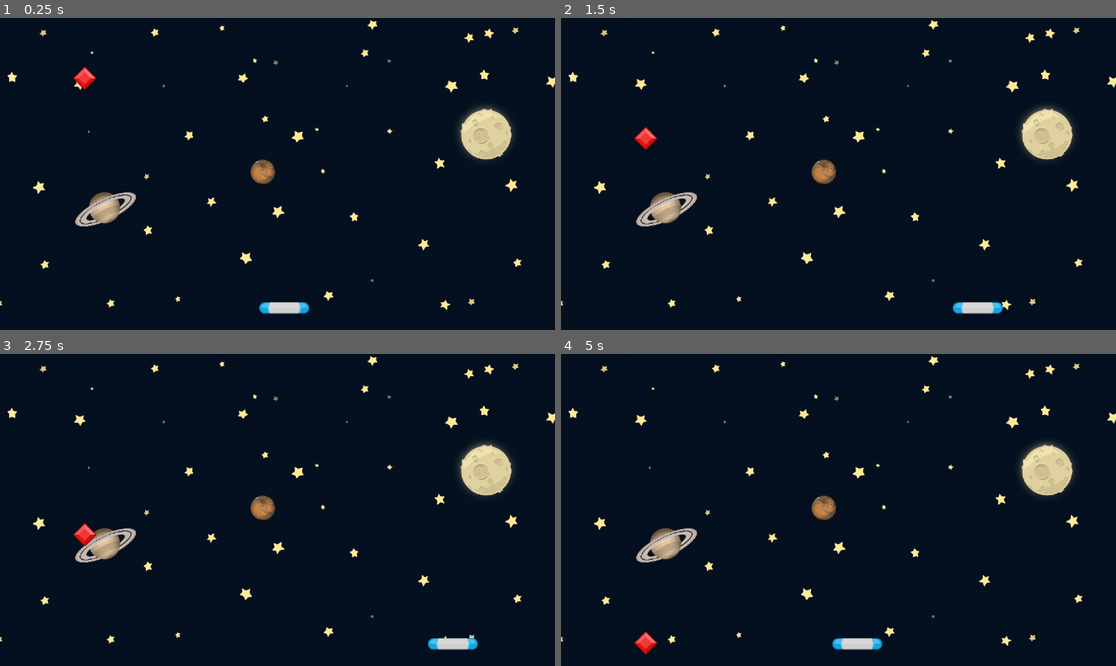
Above: before the commit, frames 1-4 (two rows, left to right).
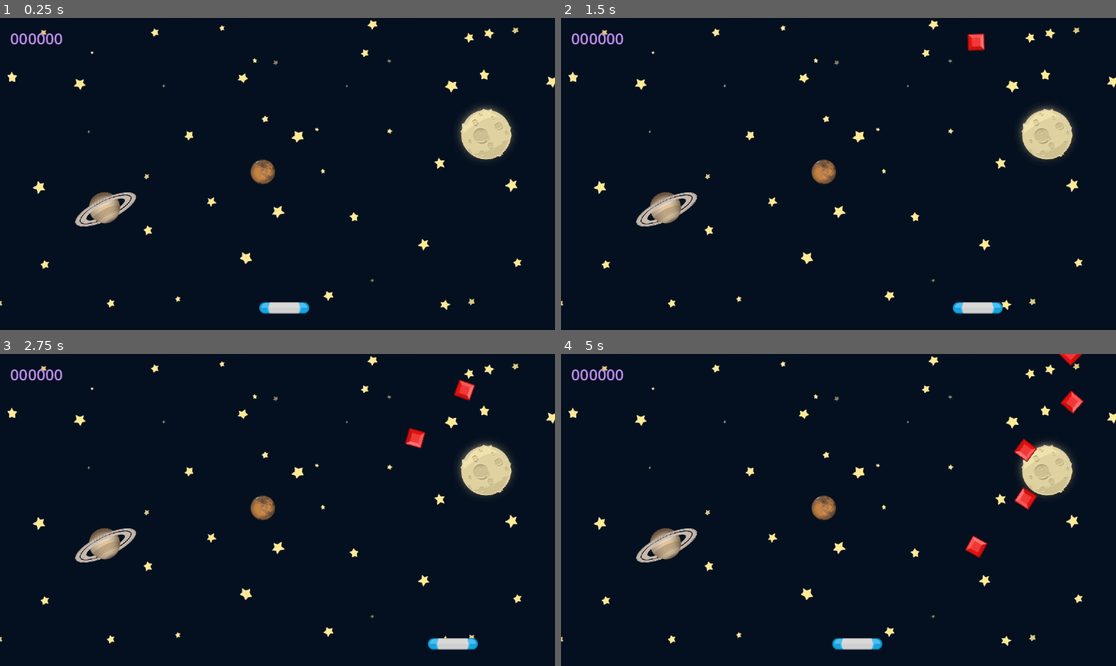
Above: after the commit, the same moments.

Repository: LyDawei/GemCatcher
Game: Godot game, scene res://scenes/Game.tscn
Same seed, same stepped clock (60 frames per second), same inputs: the game is played once before the commit and once after it.
Inputs:
- Up to frame 1 (0.25 s): no input
- Up to frame 2 (1.5 s): hold Right (right) 0.53-1.28 s; hold Left (left) from 1.28 s (still down)
- Up to frame 3 (2.75 s): release Left (left) at 2.03 s; hold Right (right) from 2.03 s (still down)
- Up to frame 4 (5 s): release Right (right) at 3.53 s; hold Left (left) from 3.53 s (still down)

The runs differ from the first frame. In frame 1, 0.4% of the frame differs, in the area x 1-18%, y 4-23%; in frame 2, 0.5%; in frame 3, 0.7%; in frame 4, 1.2%, in the area x 1-95%, y 0-97%.

Commit message:
completed gemcatcher tutorial

Diff:
--- /dev/null
+++ b/main.tscn
@@ -0,0 +1,10 @@
+[gd_scene load_steps=2 format=3 uid="uid://ct3pqh68vbvr"]
+
+[ext_resource type="Script" path="res://person.gd" id="1_se0vv"]
+
+[node name="Main" type="Node"]
+
+[node name="Person" type="Node" parent="."]
+script = ExtResource("1_se0vv")
+
+[node name="Animal" type="Node" parent="."]
--- a/project.godot
+++ b/project.godot
@@ -14,6 +14,10 @@
 run/main_scene="res://scenes/Game.tscn"
 config/features=PackedStringArray("4.3", "GL Compatibility")
 config/icon="res://icon.svg"
+
+[display]
+
+window/size/resizable=false
 
 [input]
 
--- a/scenes/Game.tscn
+++ b/scenes/Game.tscn
@@ -1,12 +1,16 @@
-[gd_scene load_steps=6 format=3 uid="uid://ckx8q7addi4yq"]
+[gd_scene load_steps=8 format=3 uid="uid://ckx8q7addi4yq"]
 
 [ext_resource type="Texture2D" uid="uid://c3fj8s4d3mgva" path="res://assets/GameBg.png" id="1_bt3us"]
+[ext_resource type="Script" path="res://scenes/main.gd" id="1_g8u5a"]
 [ext_resource type="PackedScene" uid="uid://dodawa45mw820" path="res://scenes/Paddle.tscn" id="2_qv17u"]
 [ext_resource type="PackedScene" uid="uid://j5pbs1utu4l1" path="res://scenes/Gem.tscn" id="3_0gp1a"]
 [ext_resource type="Script" path="res://scenes/paddle.gd" id="3_etrhv"]
-[ext_resource type="Script" path="res://scenes/gem.gd" id="4_7f7og"]
+[ext_resource type="AudioStream" uid="uid://crry6t3au8dly" path="res://assets/bgm_action_5.mp3" id="6_tkttt"]
+[ext_resource type="AudioStream" uid="uid://dipfhr3hwr02f" path="res://assets/spell1_0.wav" id="7_yrjwc"]
 
 [node name="Game" type="Node2D"]
+script = ExtResource("1_g8u5a")
+gem = ExtResource("3_0gp1a")
 
 [node name="TextureRect" type="TextureRect" parent="."]
 texture_filter = 1
@@ -22,8 +26,27 @@
 position = Vector2(590, 602)
 script = ExtResource("3_etrhv")
 
-[node name="Gem" parent="." instance=ExtResource("3_0gp1a")]
-position = Vector2(176, 100)
-script = ExtResource("4_7f7og")
+[node name="Timer" type="Timer" parent="."]
+autostart = true
 
-[connection signal="body_entered" from="Paddle" to="Gem" method="_on_paddle_body_entered"]
+[node name="Label" type="Label" parent="."]
+offset_left = 21.0
+offset_top = 20.0
+offset_right = 76.0
+offset_bottom = 43.0
+theme_override_colors/font_color = Color(0.744539, 0.542194, 0.921079, 1)
+theme_override_font_sizes/font_size = 32
+text = "000000
+"
+
+[node name="AudioStreamPlayer" type="AudioStreamPlayer" parent="."]
+stream = ExtResource("6_tkttt")
+volume_db = -15.489
+autoplay = true
+
+[node name="AudioStreamPlayer2D" type="AudioStreamPlayer2D" parent="."]
+stream = ExtResource("7_yrjwc")
+volume_db = -5.841
+
+[connection signal="area_entered" from="Paddle" to="Paddle" method="_on_gem_area_entered"]
+[connection signal="timeout" from="Timer" to="." method="_on_timer_timeout"]
--- a/scenes/Gem.tscn
+++ b/scenes/Gem.tscn
@@ -1,12 +1,14 @@
-[gd_scene load_steps=3 format=3 uid="uid://j5pbs1utu4l1"]
+[gd_scene load_steps=4 format=3 uid="uid://j5pbs1utu4l1"]
 
 [ext_resource type="Texture2D" uid="uid://bghcsr2xx2ny4" path="res://assets/element_red_diamond.png" id="1_5vuk3"]
+[ext_resource type="Script" path="res://scenes/gem.gd" id="1_6m0xf"]
 
 [sub_resource type="RectangleShape2D" id="RectangleShape2D_web0x"]
 size = Vector2(35.3553, 35.3553)
 
 [node name="Area2D" type="Area2D"]
 texture_filter = 1
+script = ExtResource("1_6m0xf")
 
 [node name="Sprite2D" type="Sprite2D" parent="."]
 texture = ExtResource("1_5vuk3")
--- a/scenes/gem.gd
+++ b/scenes/gem.gd
@@ -1,7 +1,8 @@
 extends Area2D
+class_name Gem
 
+signal onGemOffScreen
 @export var speed = 100
-
 # Called when the node enters the scene tree for the first time.
 func _ready() -> void:
 	pass # Replace with function body.
@@ -10,4 +11,9 @@
 # Called every frame. 'delta' is the elapsed time since the previous frame.
 func _process(delta: float) -> void:
 	position.y += speed * delta
-	pass
+	rotate(0.025)
+
+	if position.y >= get_viewport_rect().size.y:
+		onGemOffScreen.emit(self)
+		set_process(false)
+		queue_free()
--- /dev/null
+++ b/scenes/main.gd
@@ -0,0 +1,50 @@
+extends Node2D
+
+@export var gem: PackedScene
+@onready var label: Label = $Label
+@onready var timer: Timer = $Timer
+@onready var audio_stream_player_2d: AudioStreamPlayer2D = $AudioStreamPlayer2D
+
+var points = 0
+var lives = 1
+
+const EXPLODE = preload("res://assets/explode.wav")
+# Called when the node enters the scene tree for the first time.
+func _ready() -> void:
+	pass # Replace with function body.
+
+# Called every frame. 'delta' is the elapsed time since the previous frame.
+func _process(delta: float) -> void:
+	pass
+
+func addPoint(value):
+	points += value
+	label.text = '%s' % points
+
+func spawn_gem() -> void:
+	var newGem: Gem = gem.instantiate()
+	var randomNumber = randf_range(0, get_viewport_rect().size.x)
+	newGem.onGemOffScreen.connect(gameover)
+	newGem.position.x = randomNumber
+	add_child(newGem)
+
+func stop_all() -> void:
+	timer.stop()
+	for child in get_children():
+		child.set_process(false)
+
+func play_dead():
+	audio_stream_player_2d.stop()
+	audio_stream_player_2d.stream = EXPLODE
+	audio_stream_player_2d.play()
+
+func gameover(obj:Gem) -> void:
+	lives -= 1
+	if lives <= 0:
+		stop_all()
+		play_dead()
+		print('gameover')
+
+func _on_timer_timeout() -> void:
+	spawn_gem()
+	pass # Replace with function body.
--- a/scenes/paddle.gd
+++ b/scenes/paddle.gd
@@ -1,7 +1,7 @@
 extends Area2D
-
+@onready var score: AudioStreamPlayer2D = $"../AudioStreamPlayer2D"
+@onready var game: Node2D = $".."
 @export var speed = 500
-
 # Called when the node enters the scene tree for the first time.
 func _ready() -> void:
 	pass # Replace with function body.
@@ -17,3 +17,11 @@
 func _process(delta: float) -> void:
 	handle_input(delta)
 	pass
+
+
+func _on_gem_area_entered(area: Area2D) -> void:
+	if	area is Gem and area.position.y < position.y:
+		score.play()
+		game.addPoint(10)
+		area.queue_free()
+	pass # Replace with function body.
